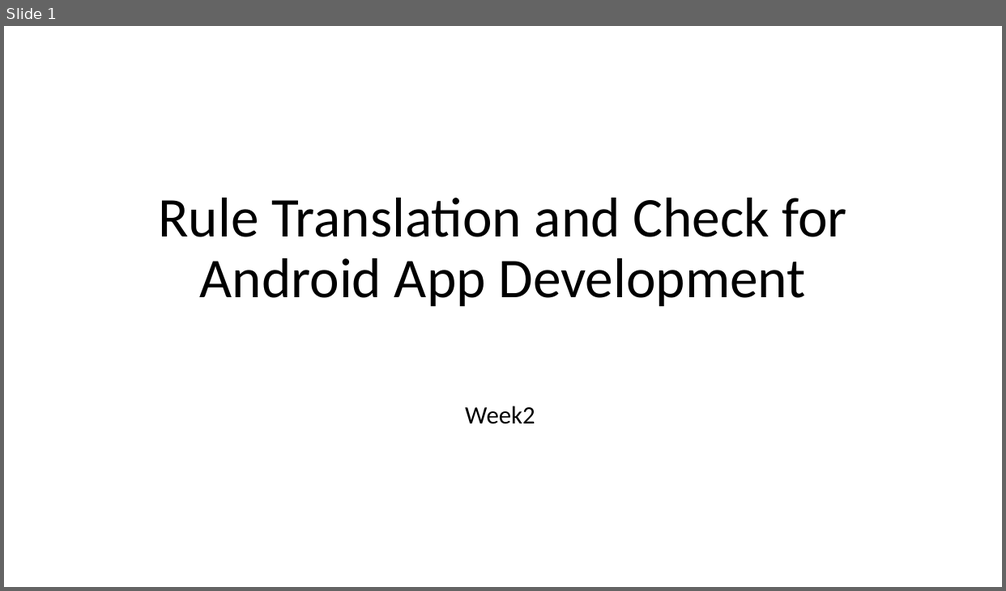
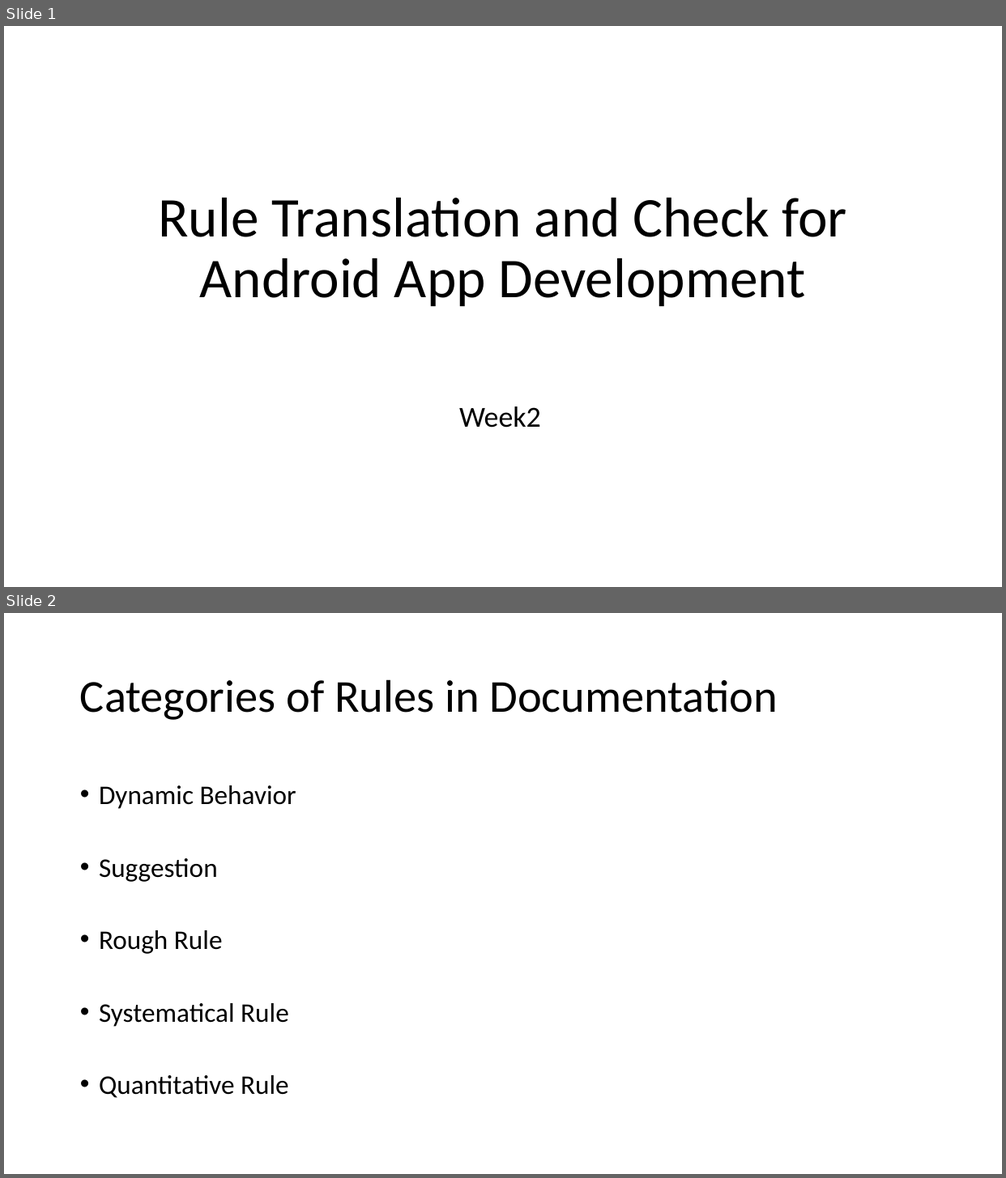
Before and after one commit to MulongXie/AppRuleCheck-Android, a slide deck: doc/week2.pptx. Shown one above the other, each under a label of ours: slide 1 before the commit, slides 1 and 2 after it. The pictures are 1006x591 and 1006x1178 pixels, drawn with LibreOffice and Linux fonts; fonts in the diff are those of the drawing. Boxes give left, top, right and bottom in pixels: in the first picture for what was removed or moved away, otherwise in the second. Text is boxed around its words. In the diff, an @@ line names an element or a change of style, - is before the commit and + after.

```diff
--- a/doc/week2.pptx
+++ b/doc/week2.pptx
@@ slide 2 added at [4, 613, 1002, 1174], background #FFFFFF @@
@@ title added at [80, 679, 778, 720], 44 pt, text #000000 @@
+Categories of Rules in Documentation
@@ text added at [99, 786, 296, 1098], 25.9 pt, text #000000 @@
+• Dynamic Behavior
+• Suggestion
+• Rough Rule
+• Systematical Rule
+• Quantitative Rule
@@ slide 1 changed as well @@
@@ subtitle "Week2" at [459, 407, 541, 428]: size 24 to 28 pt @@
```
Also in this commit, not shown: 3 other slides changed, 2 other slides added, 2 other files.
